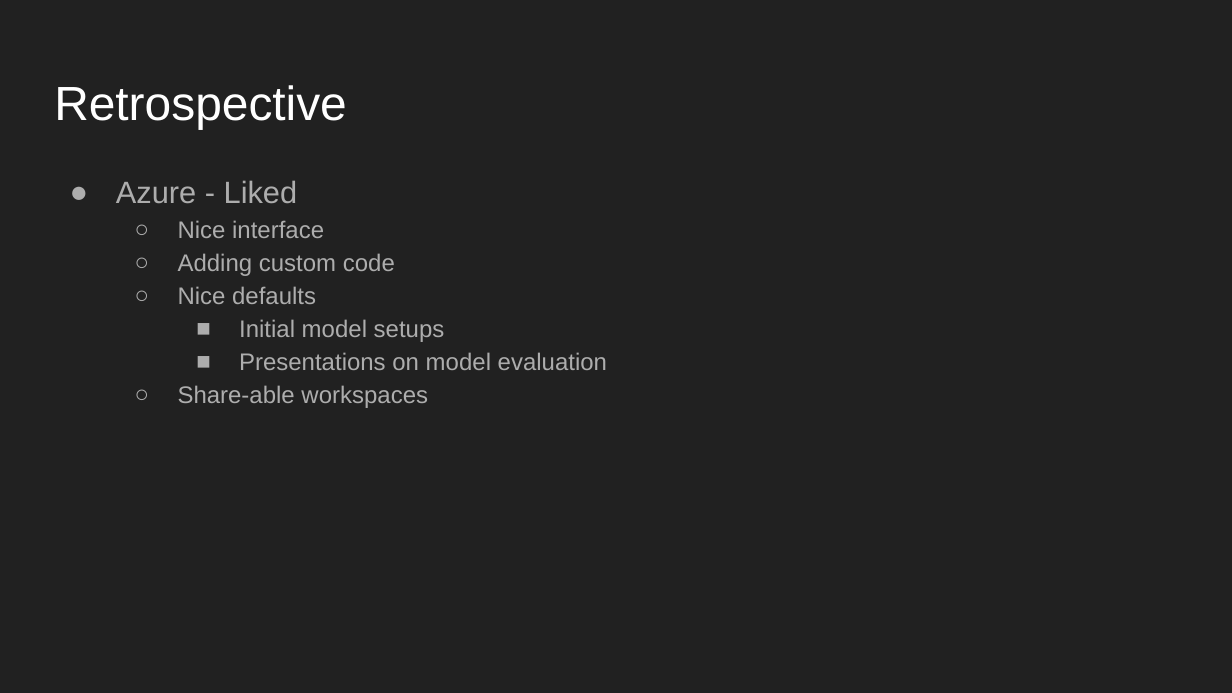
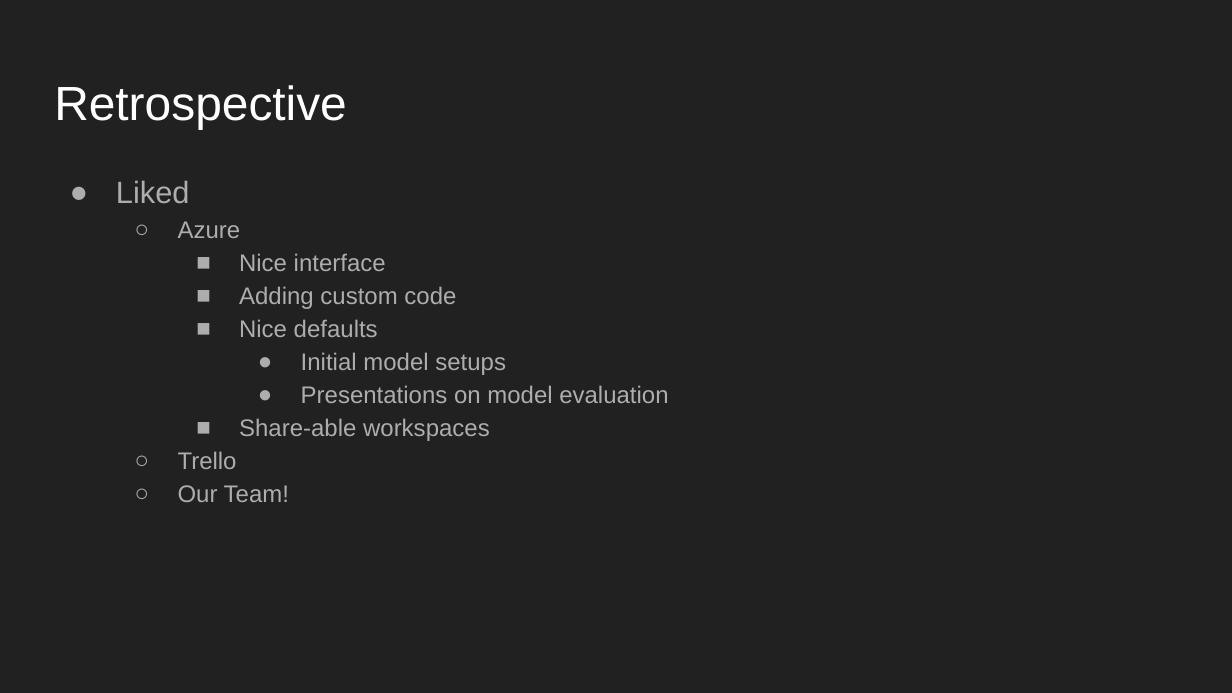
Before and after one commit to bwvidro/dsci644_team_d, a slide deck: slide 21 of Presentation/DSCI-644.pptx (slide 22 before the commit). Drawn at 1232x693 pixels with LibreOffice and Linux fonts; fonts in the diff are those of the drawing. Boxes give left, top, right and bottom in pixels: in the first picture for what was removed or moved away, otherwise in the second. Text is boxed around its words. In the diff, an @@ line names an element or a change of style, - is before the commit and + after.

```diff
--- a/Presentation/DSCI-644.pptx
+++ b/Presentation/DSCI-644.pptx
@@ text at (116,180,241,238): text changed @@
-● Azure - Liked
+● Liked
+  ○ Azure
@@ text at (239,253,668,441): bullet ○ to ■; list level 2 to 3 in "Nice interface"; list level 2 to 3 in "Adding custom code"; list level 2 to 3 in "Nice defaults"; bullet ■ to ●; list level 3 to 4 in "Initial model setups"; list level 3 to 4 in "Presentations on model evaluation"; list level 2 to 3 in "Share-able workspaces" @@
@@ text at (178,451,289,502): paragraphs added @@
+  ○ Trello
+  ○ Our Team!
```
Also in this commit, not shown: 8 other slides changed, 2 slides added, 1 slide removed.
